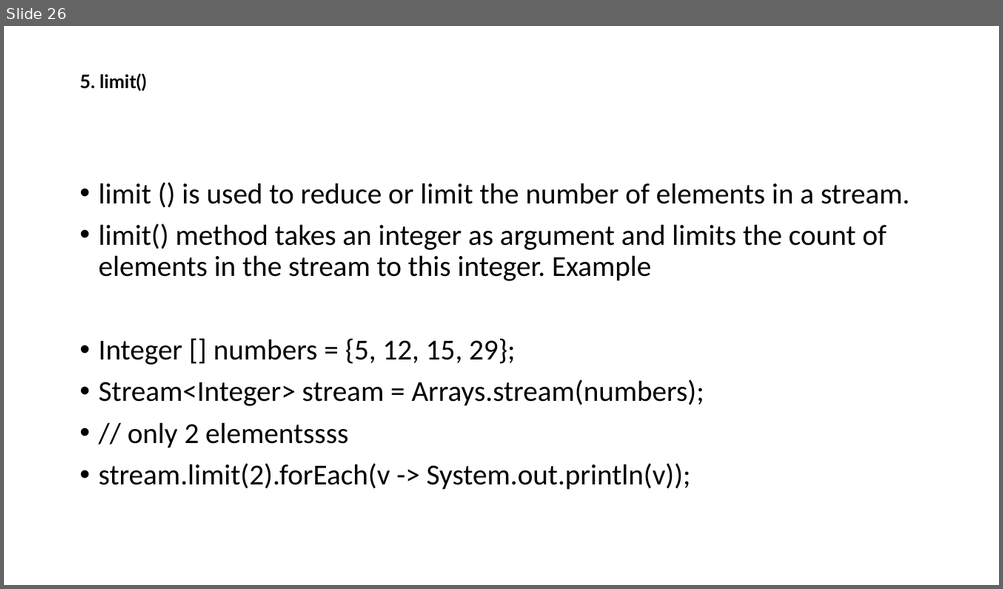
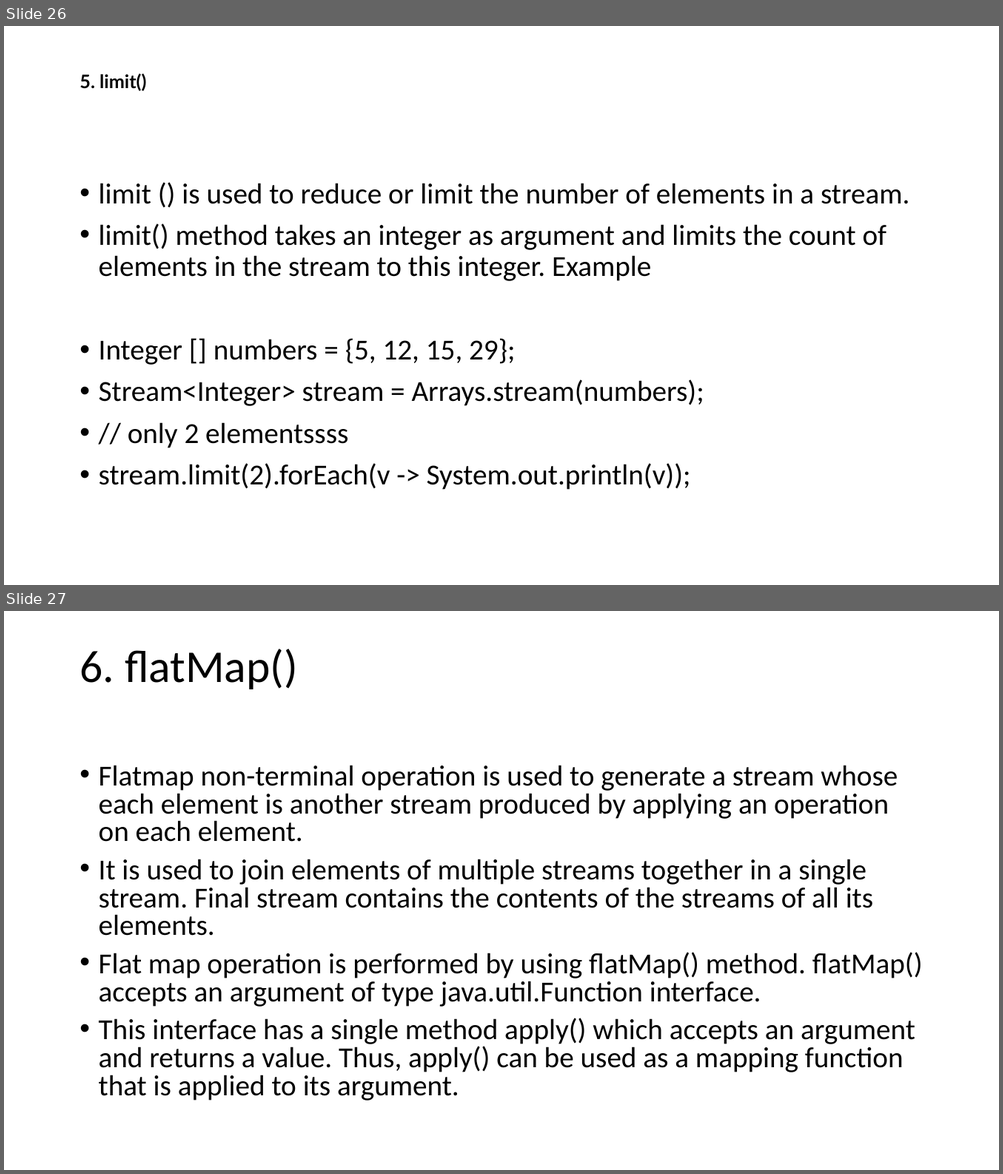
Before and after one commit to thinkervipulsrivastava/Life, a slide deck: Java8.pptx. Shown one above the other, each under a label of ours: slide 26 before the commit, slides 26 and 27 after it. The pictures are 1003x589 and 1003x1174 pixels, drawn with LibreOffice and Linux fonts; fonts in the diff are those of the drawing. Boxes give left, top, right and bottom in pixels: in the first picture for what was removed or moved away, otherwise in the second. Text is boxed around its words. In the diff, an @@ line names an element or a change of style, - is before the commit and + after.

```diff
--- a/Java8.pptx
+++ b/Java8.pptx
@@ slide 27 added at bbox=[4, 611, 999, 1170], background #FFFFFF @@
@@ title added at bbox=[79, 649, 298, 689], 44 pt, text #000000 @@
+6. flatMap()
@@ text added at bbox=[99, 765, 922, 1101], 28 pt, text #000000 @@
+• Flatmap non-terminal operation is used to generate a stream whose each element is another stream produced by applying an operation on each element.
+• It is used to join elements of multiple streams together in a single stream. Final stream contains the contents of the streams of all its elements.
+• Flat map operation is performed by using flatMap() method. flatMap() accepts an argument of type java.util.Function interface.
+• This interface has a single method apply() which accepts an argument and returns a value. Thus, apply() can be used as a mapping function that is applied to its argument.
```
Also in this commit, not shown: 3 slides changed, 17 other slides added, 4 other files.
